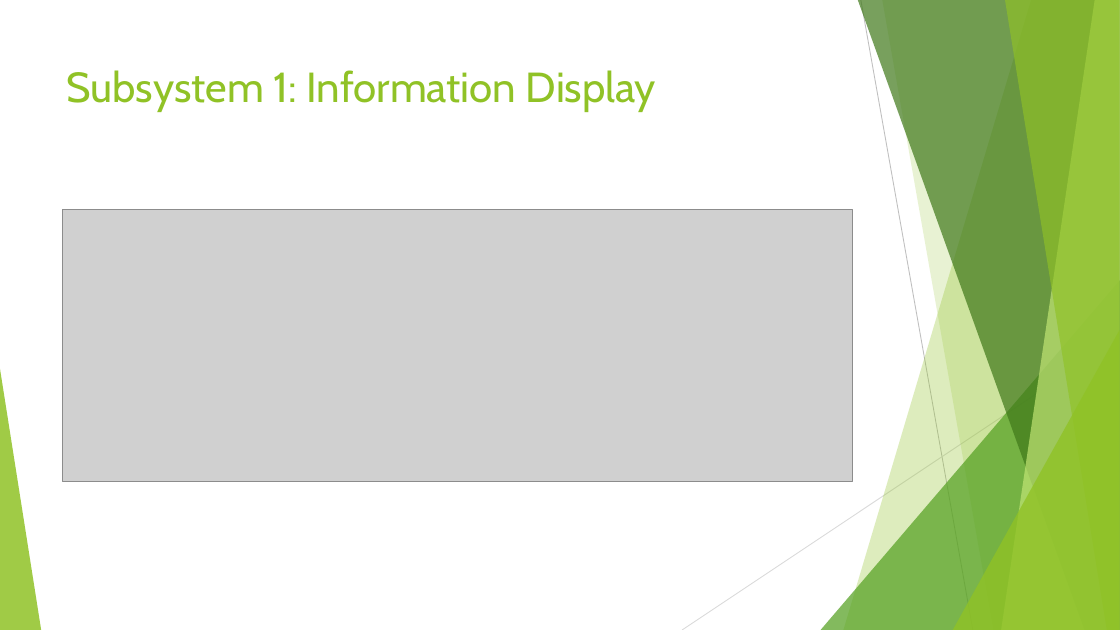
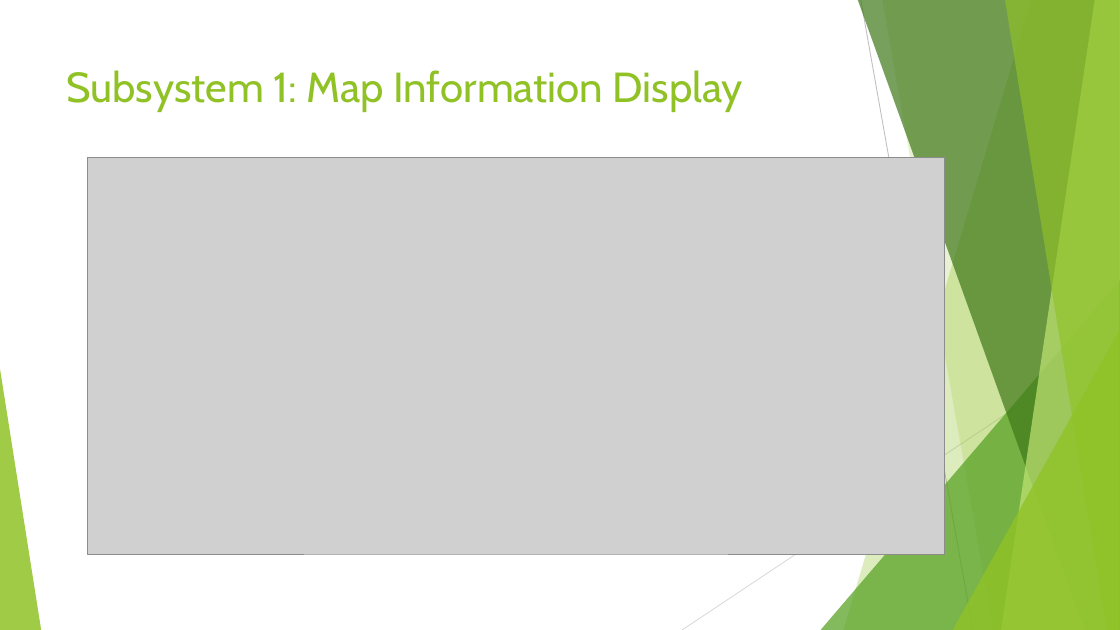
Before and after one commit to horaceyoung/Crisis-Management-System, a slide deck: slide 6 of Presentation Slides new.pptx (slide 8 before the commit). Drawn at 1120x630 pixels with LibreOffice and Linux fonts; fonts in the diff are those of the drawing; grey boxes stand for pictures. Boxes give left, top, right and bottom in pixels: in the first picture for what was removed or moved away, otherwise in the second. Text is boxed around its words. In the diff, an @@ line names an element or a change of style, - is before the commit and + after.

```diff
--- a/Presentation Slides new.pptx
+++ b/Presentation Slides new.pptx
@@ title at (66,70,743,112): text changed @@
-Subsystem 1: Information Display
+Subsystem 1: Map Information Display
@@ picture: place and size @@
-picture at (62,209,852,481)
+picture at (88,157,944,554)
```
Also in this commit, not shown: 4 other slides changed, 4 slides removed.
